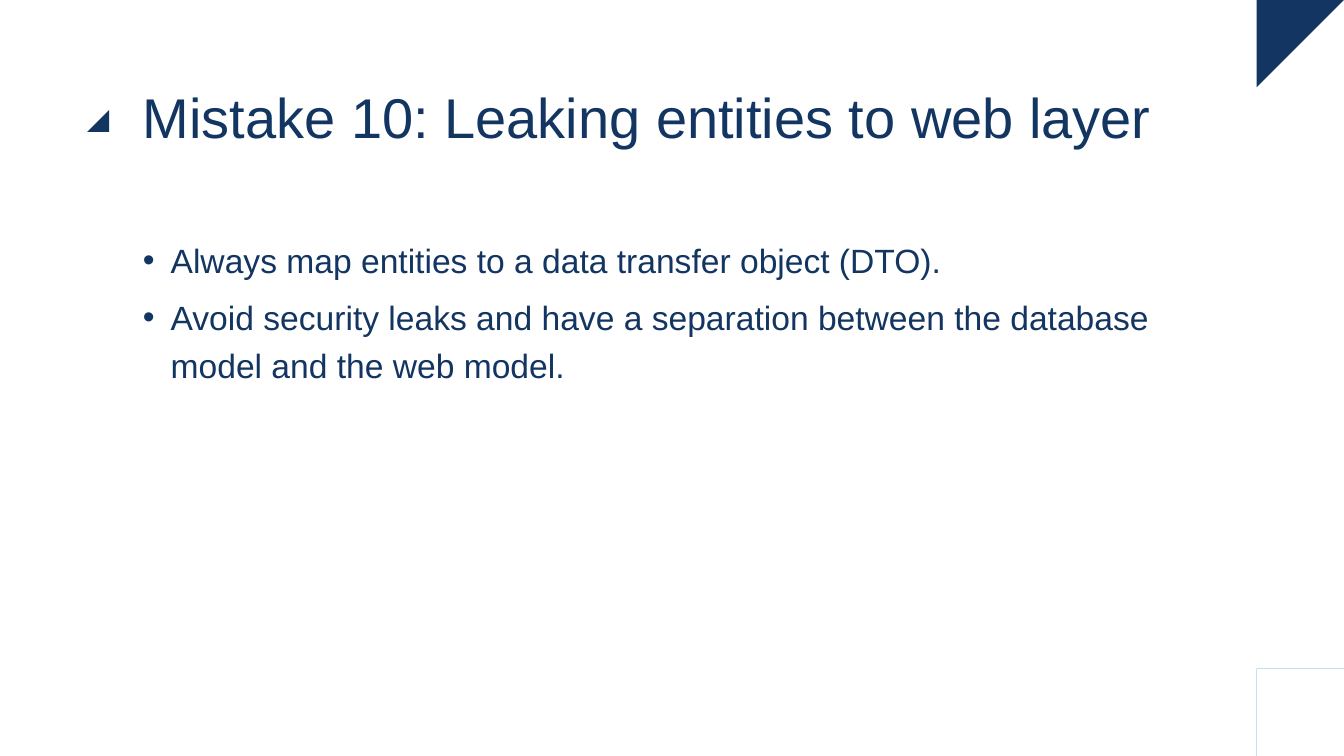
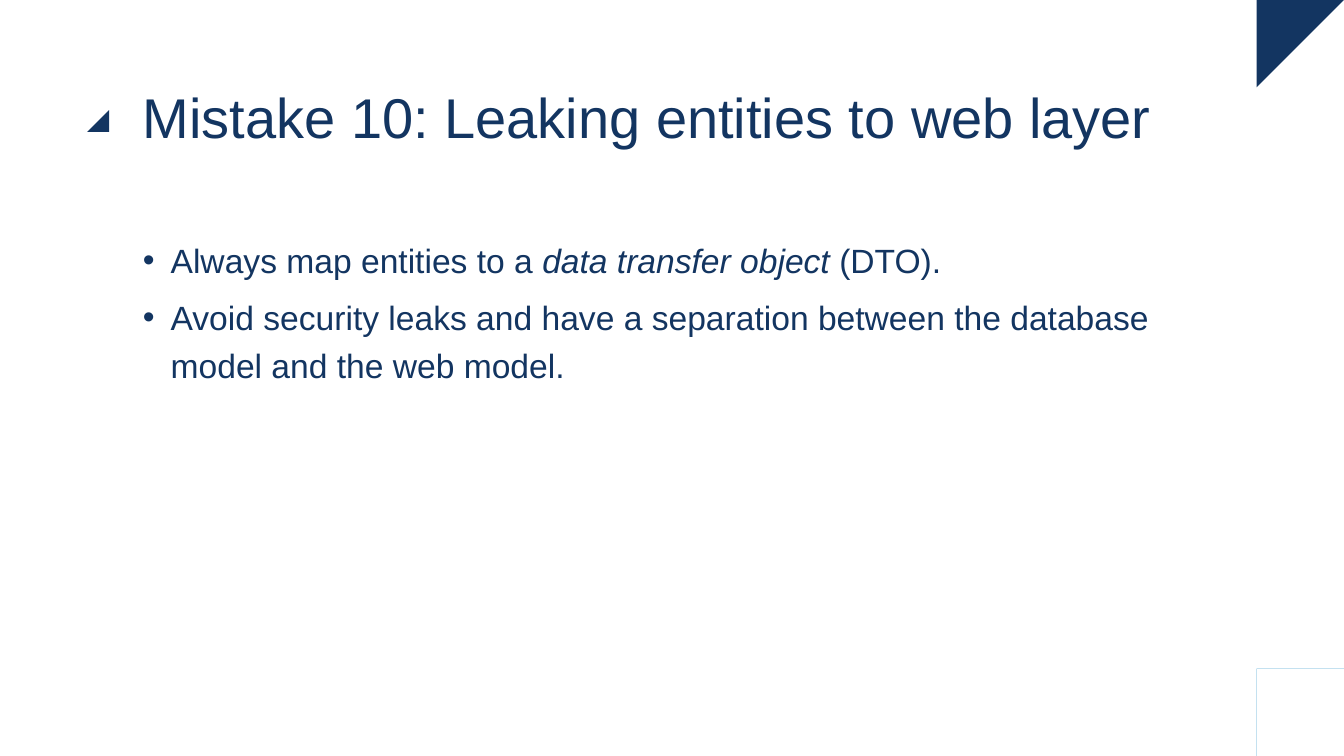
Before and after one commit to raoulvdberge/jpa-with-hibernate, a slide deck: slide 52 of slides.pptx (slide 50 before the commit). Drawn at 1344x756 pixels with LibreOffice and Linux fonts; fonts in the diff are those of the drawing. Boxes give left, top, right and bottom in pixels: in the first picture for what was removed or moved away, otherwise in the second. Text is boxed around its words. In the diff, an @@ line names an element or a change of style, - is before the commit and + after.

```diff
--- a/slides.pptx
+++ b/slides.pptx
@@ text at (x1=171, y1=248, x2=941, y2=280): italic on in "data transfer object" @@
```
Also in this commit, not shown: 12 other slides changed, 2 slides added, 3 other files.
